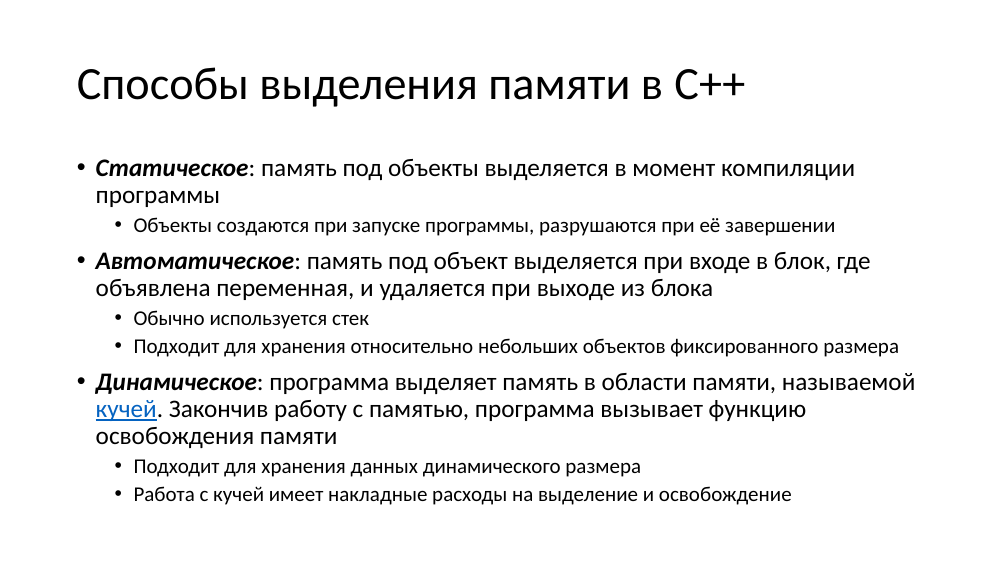
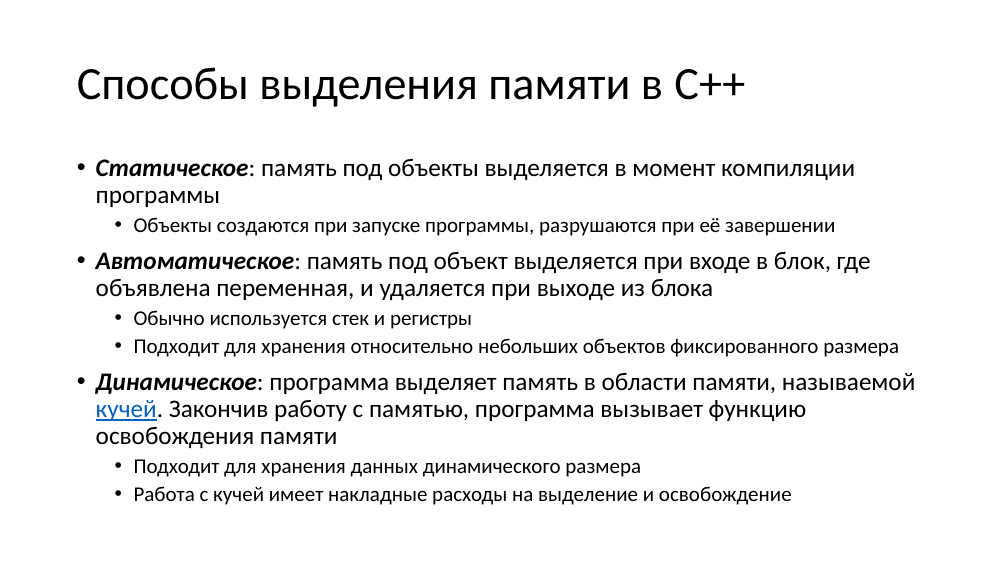
Before and after one commit to alexey-malov/oop, a slide deck: slide 50 of lectures/05/Указатели и динамическая память.pptx (slide 47 before the commit). Drawn at 1008x567 pixels with LibreOffice and Linux fonts; fonts in the diff are those of the drawing. Boxes give left, top, right and bottom in pixels: in the first picture for what was removed or moved away, otherwise in the second. Text is boxed around its words. In the diff, an @@ line names an element or a change of style, - is before the commit and + after.

```diff
--- a/lectures/05/Указатели и динамическая память.pptx
+++ b/lectures/05/Указатели и динамическая память.pptx
@@ text at bbox=[134, 310, 472, 329]: text changed @@
-  • Обычно используется стек
+  • Обычно используется стек и регистры
```
Also in this commit, not shown: 9 other slides changed, 6 slides added, 1 other file.
